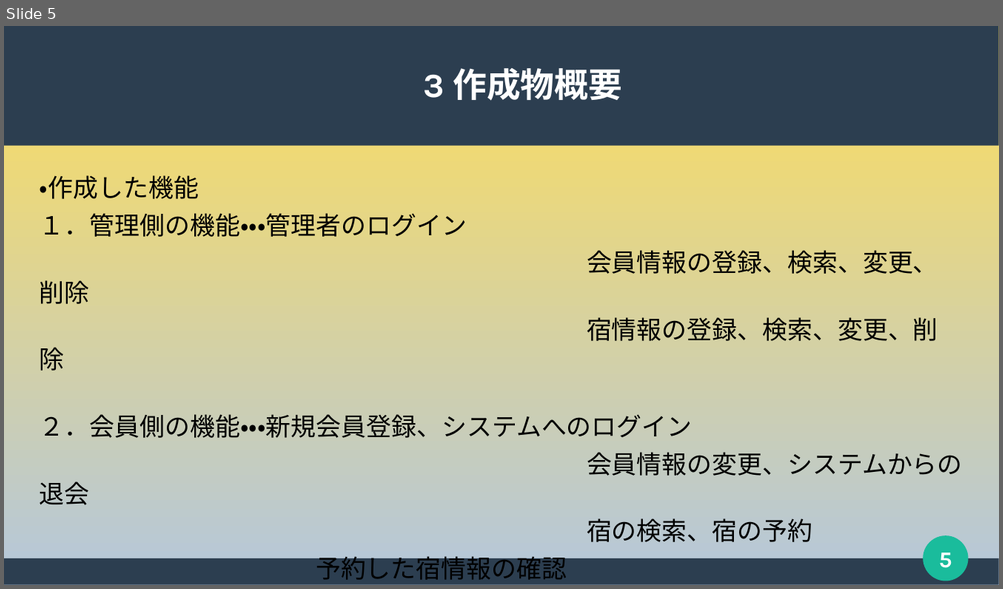
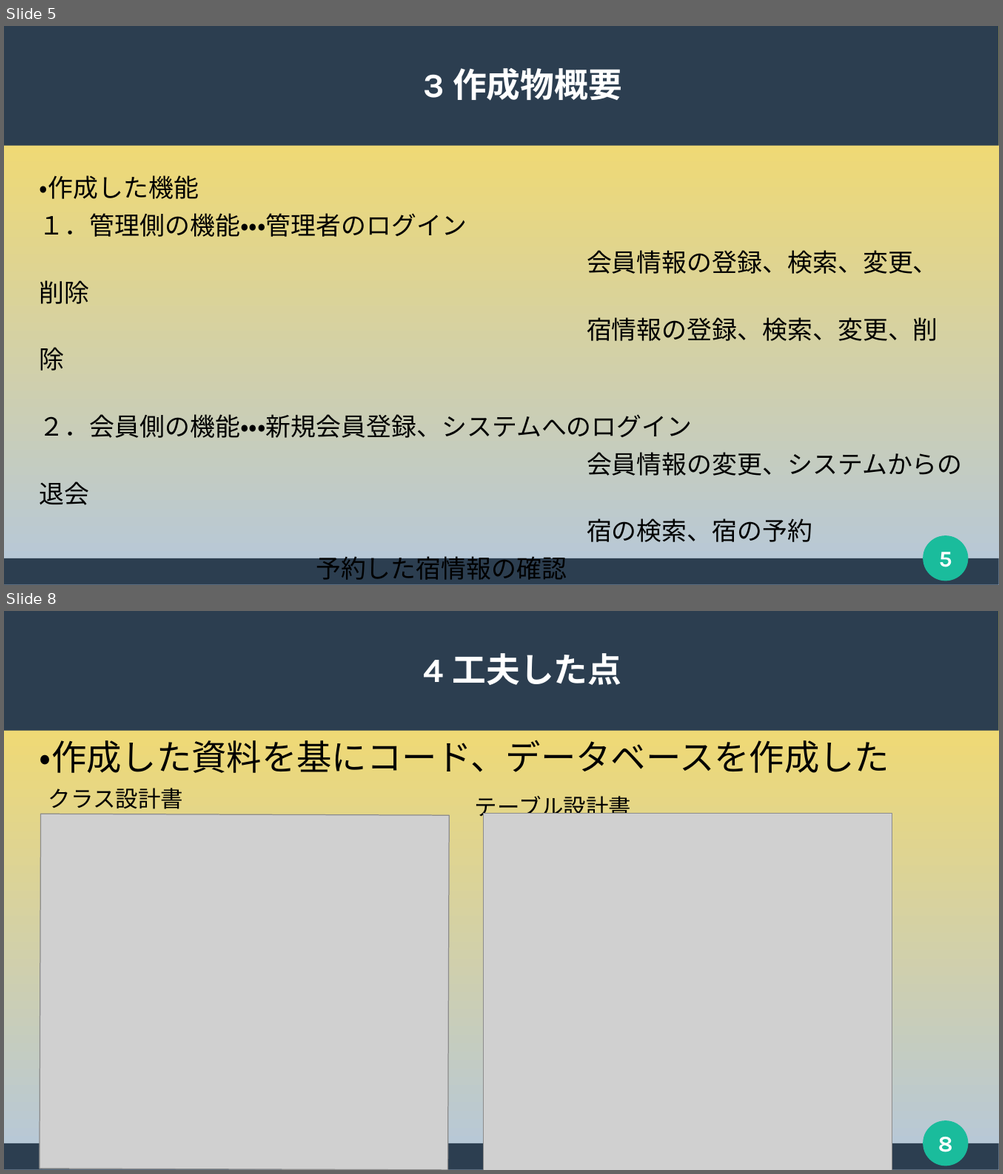
Before and after one commit to 2022java42-student006/document, a slide deck: 発表用スライド(清水作成版).pptx. Shown one above the other, each under a label of ours: slide 5 before the commit, slides 5 and 8 after it; the slides between them are not shown. The pictures are 1003x589 and 1003x1174 pixels, drawn with LibreOffice and Linux fonts; fonts in the diff are those of the drawing; grey boxes stand for pictures. Boxes give left, top, right and bottom in pixels: in the first picture for what was removed or moved away, otherwise in the second. Text is boxed around its words. In the diff, an @@ line names an element or a change of style, - is before the commit and + after.

Commit message:
かえました

```diff
--- a/発表用スライド(清水作成版).pptx
+++ b/発表用スライド(清水作成版).pptx
@@ slide 8 added at <box>4,611,999,1170</box>, background gradient #FFDE59 to #B4C7DC; not listed: 4 template elements that a slide beside it also shows @@
@@ title added at <box>424,653,622,685</box>, 27 pt, text #FFFFFF, bold @@
+1 4 工夫した点
@@ subtitle added at <box>40,740,889,773</box>, 28 pt, text #000000 @@
+・作成した資料を基にコード、データベースを作成した
@@ text added at <box>48,788,183,809</box>, 18 pt, text #000000 @@
+クラス設計書
@@ text added at <box>475,796,631,821</box>, 18 pt, text #000000 @@
+テーブル設計書
@@ picture added at <box>40,815,449,1170</box> @@
@@ picture added at <box>484,813,892,1170</box> @@
```
Also in this commit, not shown: 5 slides changed, 2 other slides added.
